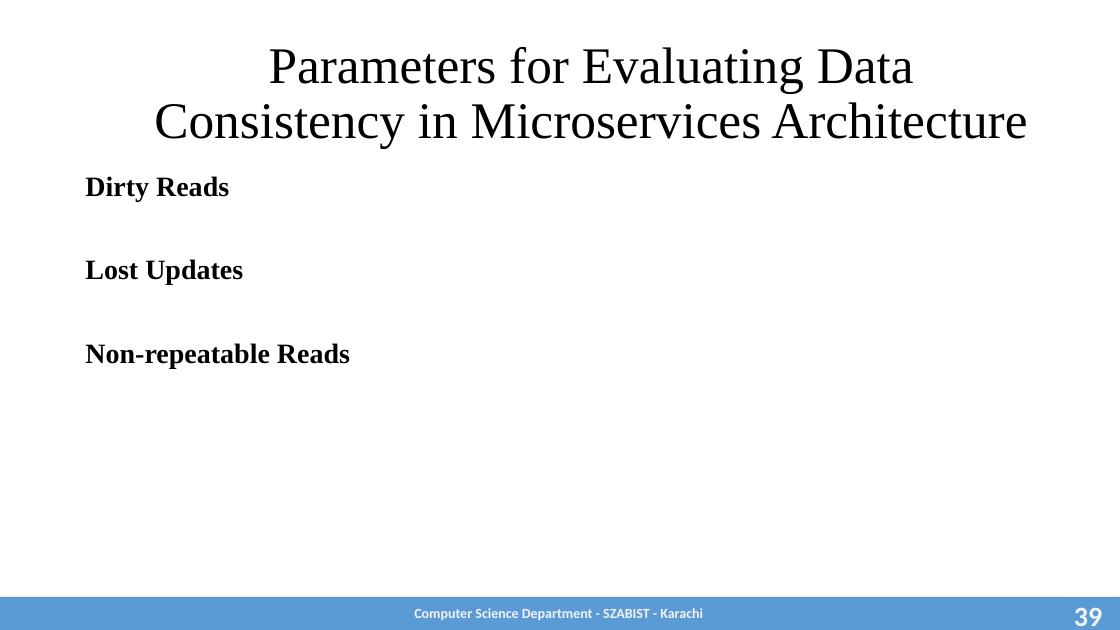
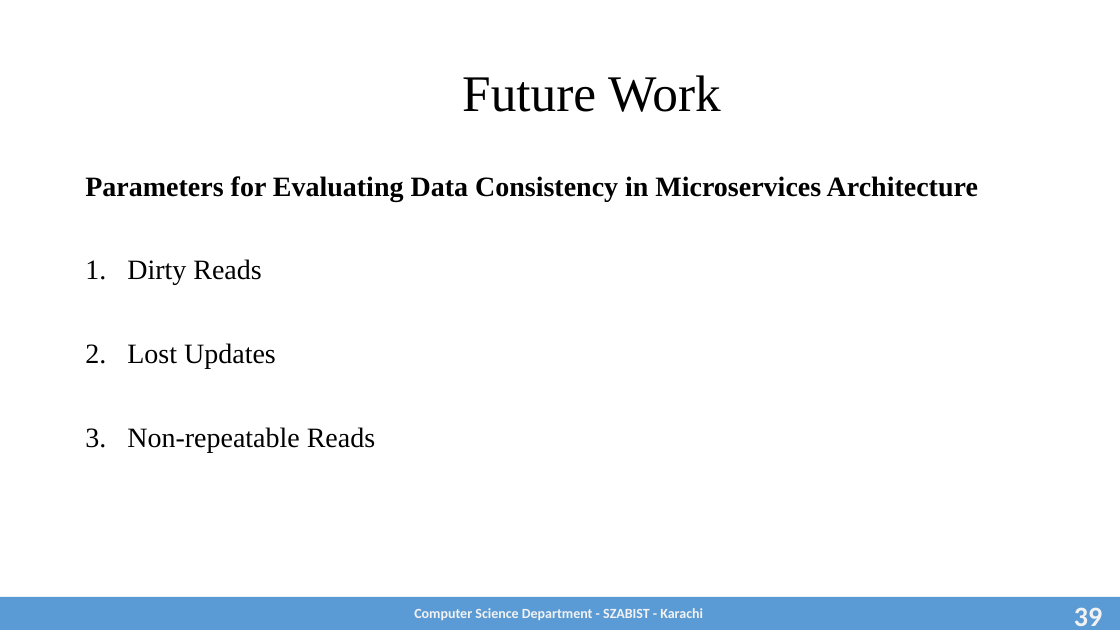
Before and after one commit to asmryz/PhD, a slide deck: slide 39 of Presentation/PhD 3rd Progress.pptx. Drawn at 1120x630 pixels with LibreOffice and Linux fonts; fonts in the diff are those of the drawing; background and template pictures are left out. Boxes give left, top, right and bottom in pixels: in the first picture for what was removed or moved away, otherwise in the second. Text is boxed around its words. In the diff, an @@ line names an element or a change of style, - is before the commit and + after.

```diff
--- a/Presentation/PhD 3rd Progress.pptx
+++ b/Presentation/PhD 3rd Progress.pptx
@@ title at [462,75,721,112]: text changed @@
-Parameters for Evaluating Data Consistency in Microservices Architecture
+Future Work
@@ text at [85,176,978,201]: paragraph added @@
+Parameters for Evaluating Data Consistency in Microservices Architecture
@@ text at [127,259,375,453]: bold off in "Dirty Reads", "Lost Updates", "Non-repeatable Reads"; bullet none to 1. @@
```
Also in this commit, not shown: 1 other slide changed.
